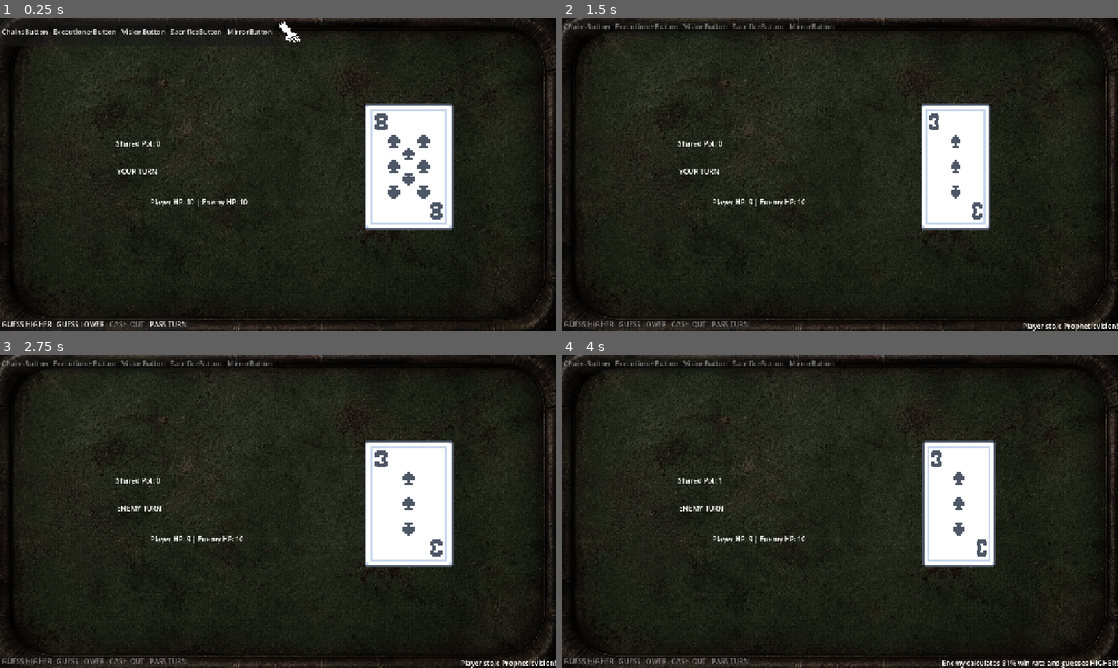
Above: before the commit, frames 1-4 (two rows, left to right).
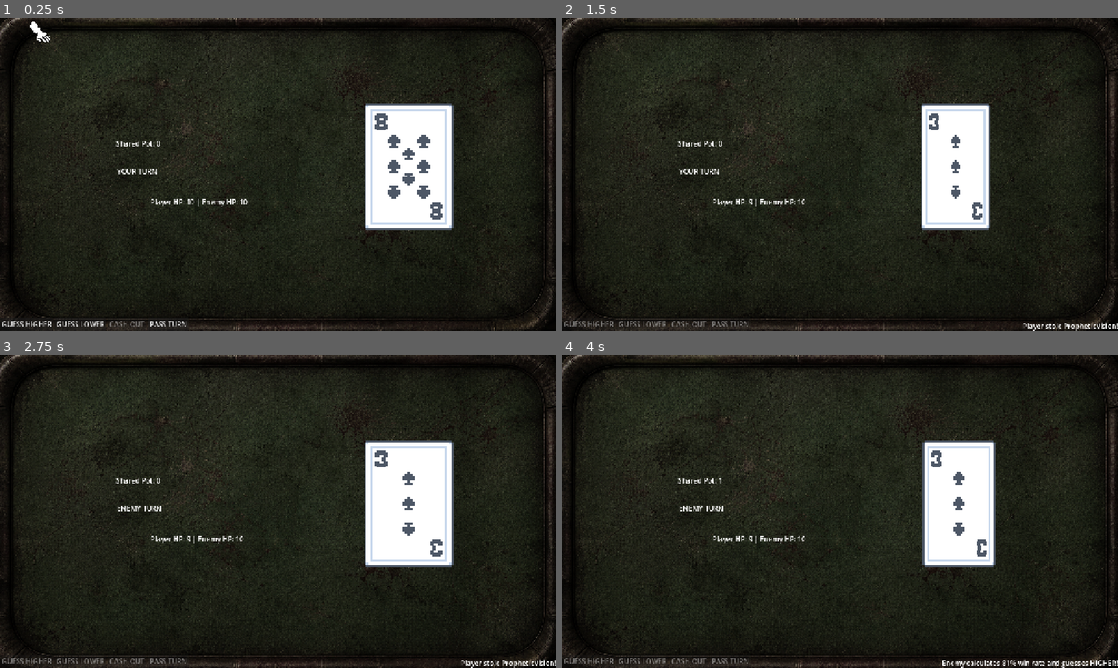
Above: after the commit, the same moments.

Repository: wadahac/HighLowPrototype
Game: Godot game, scene res://scenes/main.tscn
Two runs of this game, one before a commit and one after it. Both use one fixed random seed, a clock stepped at 60 frames per second and the inputs below.
Inputs (mouse positions are in pixels of both pictures, inside the frame that each line leads up to; where the layout moved, square brackets give the same spot in the first picture):
- Up to frame 1 (0.25 s): no input
- Up to frame 2 (1.5 s): click (600, 30) [851, 30] at 0.5 s; click "GUESS HIGHER" at 1.25 s
- Up to frame 3 (2.75 s): tap Enter at 2 s
- Up to frame 4 (4 s): tap Space at 3.5 s

The runs differ from the first frame. In frame 1, 0.8% of the frame differs, in the area x 0-54%, y 0-9%; in frame 2, 0.4%; in frame 3, 0.4%; in frame 4, 0.4%.
Error after the commit: Invalid assignment of property or key 'icon' with value of type 'CompressedTexture2D' on a base object of type 'TextureButton'. (res://src/HighLowGameManager.g…

Commit message:
feat: add sprite icons to trump buttons in HighLowGameManager
Co-authored-by: aider (gemini/gemini-3.5-flash) <aider@aider.chat>

Diff:
--- a/high-low-prototype/src/HighLowGameManager.gd
+++ b/high-low-prototype/src/HighLowGameManager.gd
@@ -108,6 +108,15 @@
 	var fallback_path = "res://high-low-prototype/assets/cards/card_back.png"
 	if ResourceLoader.exists(fallback_path):
 		return load(fallback_path) as Texture2D
+	return null
+
+func get_trump_texture(icon_filename: String) -> Texture2D:
+	var path = "res://high-low-prototype/assets/trumps/" + icon_filename
+	if ResourceLoader.exists(path):
+		return load(path) as Texture2D
+	var alt_path = "res://assets/trumps/" + icon_filename
+	if ResourceLoader.exists(alt_path):
+		return load(alt_path) as Texture2D
 	return null
 
 func animate_card_flip(new_card_value: int) -> void:
@@ -296,6 +305,17 @@
 	if steal_button:
 		steal_button.visible = not steal_trump.is_used
 		steal_button.disabled = not is_player_turn
+		if not steal_trump.is_used:
+			var tex = get_trump_texture("SoulThievery.png")
+			if tex:
+				steal_button.icon = tex
+				steal_button.expand_icon = true
+				steal_button.text = ""
+				steal_button.flat = true
+			else:
+				steal_button.icon = null
+				steal_button.text = "Steal"
+				steal_button.flat = false
 
 func _update_button_state(btn: Button, has_trump: bool, default_trump) -> void:
 	if not btn:
@@ -307,10 +327,35 @@
 	for conn in btn.pressed.get_connections():
 		btn.pressed.disconnect(conn.callable)
 
+	var display_name = default_trump.card_name if "card_name" in default_trump else btn.name
+
+	# Map trump card types to exact filenames
+	var filename = ""
+	var file_name_lower = default_trump.get_script().get_path().get_file().get_basename().to_lower()
+	if "chains" in file_name_lower:
+		filename = "chains.png"
+	elif "executioner" in file_name_lower:
+		filename = "executioner.png"
+	elif "vision" in file_name_lower or "prophetic" in file_name_lower:
+		filename = "vision.png"
+	elif "sacrifice" in file_name_lower or "blood" in file_name_lower:
+		filename = "sacrifice.png"
+	elif "mirror" in file_name_lower:
+		filename = "mirror.png"
+
+	var tex = get_trump_texture(filename) if filename != "" else null
+
+	if tex != null and has_trump:
+		btn.icon = tex
+		btn.expand_icon = true
+		btn.text = ""
+		btn.flat = true
+	else:
+		btn.icon = null
+		btn.text = display_name
+		btn.flat = false
+
 	if has_trump:
-		var display_name = default_trump.card_name if "card_name" in default_trump else btn.name
-		btn.text = display_name
-
 		# Reconnect to the specific handler
 		if btn == chains_button:
 			btn.pressed.connect(_on_chains_pressed)
